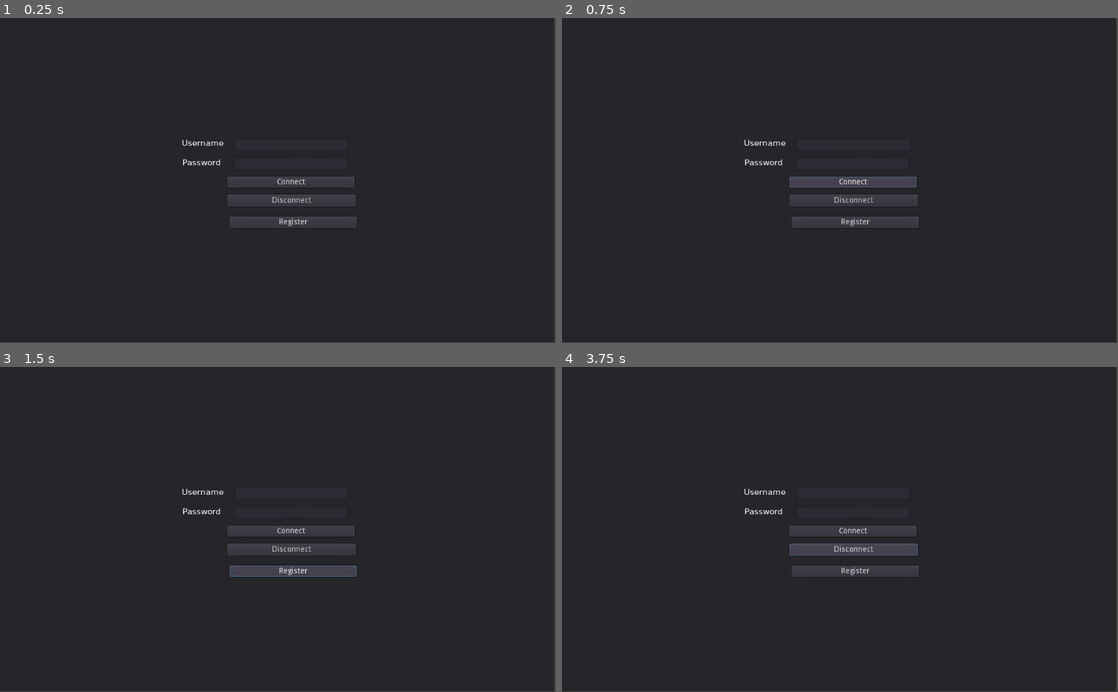
Above: before the commit, frames 1-4 (two rows, left to right).
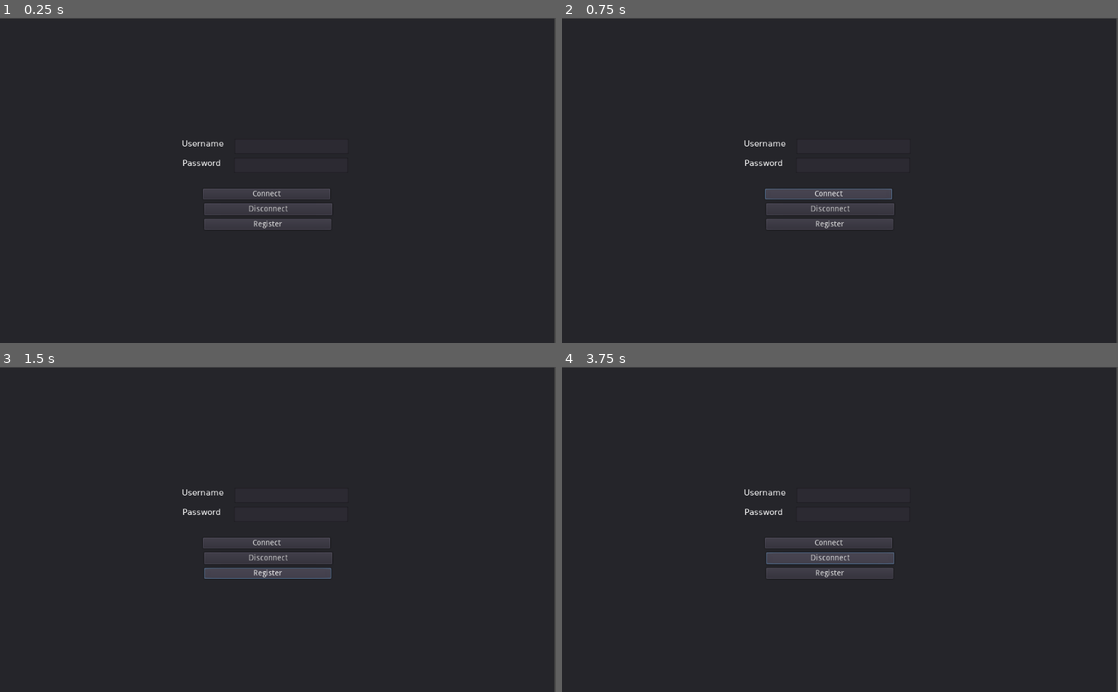
Above: after the commit, the same moments.

Repository: Jaland/godot-lobby-frontend
Game: Godot game, scene res://login-client/client.tscn
The game is run twice, just before and just after one commit, with the same random seed, the same clock (stepped at 60 frames per second) and the same inputs.
Inputs:
- Up to frame 1 (0.25 s): no input
- Up to frame 2 (0.75 s): click "Connect" at 0.5 s
- Up to frame 3 (1.5 s): click "Register" at 1.25 s
- Up to frame 4 (3.75 s): click "Register" at 2 s; click "Register" at 2.75 s; click "Disconnect" at 3.5 s

The runs differ from the first frame. In frame 1, 2.7% of the frame differs, in the area x 0-100%, y 0-100%; in frame 2, 3.0%; in frame 3, 2.9%; in frame 4, 3.2%.

Commit message:
Got some basic loading working

Diff:
--- /dev/null
+++ b/load-screen/TransitionScreen.gd
@@ -0,0 +1,21 @@
+extends CanvasLayer
+
+signal faded_to_black
+signal fade_completed
+
+func hide_scene():
+	$CoverScreen.visible=true
+	$AnimationPlayer.play("fade_to_black")
+
+func show_scene():
+	print("Playing fade complete anamation")
+	$AnimationPlayer.play("fade_completed")
+
+func _on_AnimationPlayer_animation_finished(anim_name):
+	if anim_name == "fade_to_black":
+		print("emitting signal %s" % anim_name)
+		emit_signal("faded_to_black")
+	if anim_name == "fade_completed":
+		$CoverScreen.visible=false
+		print("emitting signal %s" % anim_name)
+		emit_signal("fade_completed")
--- /dev/null
+++ b/load-screen/TransitionScreen.tscn
@@ -0,0 +1,52 @@
+[gd_scene load_steps=4 format=2]
+
+[ext_resource path="res://load-screen/TransitionScreen.gd" type="Script" id=1]
+
+[sub_resource type="Animation" id=1]
+resource_name = "fade_to_black"
+tracks/0/type = "value"
+tracks/0/path = NodePath("CoverScreen:color")
+tracks/0/interp = 1
+tracks/0/loop_wrap = true
+tracks/0/imported = false
+tracks/0/enabled = true
+tracks/0/keys = {
+"times": PoolRealArray( 0, 1 ),
+"transitions": PoolRealArray( 1, 1 ),
+"update": 0,
+"values": [ Color( 0, 0, 0, 0 ), Color( 0, 0, 0, 1 ) ]
+}
+
+[sub_resource type="Animation" id=2]
+resource_name = "fade_completed"
+tracks/0/type = "value"
+tracks/0/path = NodePath("CoverScreen:color")
+tracks/0/interp = 1
+tracks/0/loop_wrap = true
+tracks/0/imported = false
+tracks/0/enabled = true
+tracks/0/keys = {
+"times": PoolRealArray( 0, 1 ),
+"transitions": PoolRealArray( 1, 1 ),
+"update": 0,
+"values": [ Color( 0, 0, 0, 1 ), Color( 0, 0, 0, 0 ) ]
+}
+
+[node name="TransitionScreen" type="CanvasLayer"]
+script = ExtResource( 1 )
+
+[node name="CoverScreen" type="ColorRect" parent="."]
+visible = false
+anchor_right = 1.0
+anchor_bottom = 1.0
+margin_left = -1196.0
+margin_top = -626.0
+margin_right = 2014.0
+margin_bottom = 1172.0
+color = Color( 0, 0, 0, 0 )
+
+[node name="AnimationPlayer" type="AnimationPlayer" parent="."]
+anims/fade_to_black = SubResource( 1 )
+anims/fade_completed = SubResource( 2 )
+
+[connection signal="animation_finished" from="AnimationPlayer" to="." method="_on_AnimationPlayer_animation_finished"]
--- a/game-client/client_ui.gd
+++ b/lobby/client_ui.gd
@@ -23,3 +23,7 @@
 
 func _on_Disconnect_pressed():
 	_client.disconnect_from_host()
+
+
+func _on_Send_pressed():
+	pass # Replace with function body.
--- a/game-client/client.tscn
+++ b/lobby/lobby.tscn
@@ -1,13 +1,12 @@
-[gd_scene load_steps=4 format=2]
+[gd_scene load_steps=3 format=2]
 
-[ext_resource path="res://game-client/client_ui.gd" type="Script" id=1]
-[ext_resource path="res://game-client/client.gd" type="Script" id=2]
-[ext_resource path="res://resources/fonts/vera-25.tres" type="DynamicFont" id=3]
+[ext_resource path="res://lobby/client.gd" type="Script" id=1]
+[ext_resource path="res://lobby/client_ui.gd" type="Script" id=2]
 
-[node name="Client" type="Control"]
+[node name="lobby-node" type="Control"]
 anchor_right = 1.0
 anchor_bottom = 1.0
-script = ExtResource( 1 )
+script = ExtResource( 2 )
 
 [node name="ChatScreen" type="Panel" parent="."]
 anchor_right = 1.0
@@ -52,35 +51,7 @@
 text = "Disconnect"
 
 [node name="Client" type="Node" parent="."]
-script = ExtResource( 2 )
-
-[node name="Login" type="Panel" parent="."]
-margin_right = 1021.0
-margin_bottom = 599.0
-
-[node name="Connect" type="Button" parent="Login"]
-margin_left = 419.0
-margin_top = 293.0
-margin_right = 653.0
-margin_bottom = 313.0
-toggle_mode = true
-text = "Connect"
-
-[node name="Username" type="TextEdit" parent="Login"]
-margin_left = 385.0
-margin_top = 237.0
-margin_right = 690.0
-margin_bottom = 271.0
-rect_rotation = -0.0439733
-
-[node name="UsernameLabel" type="RichTextLabel" parent="Login"]
-margin_left = 386.0
-margin_top = 188.0
-margin_right = 685.0
-margin_bottom = 228.0
-custom_fonts/normal_font = ExtResource( 3 )
-text = "Username"
+script = ExtResource( 1 )
 
 [connection signal="pressed" from="ChatScreen/Chat/Message/Send" to="." method="_on_Send_pressed"]
 [connection signal="pressed" from="ChatScreen/Disconnect" to="." method="_on_Disconnect_pressed_game"]
-[connection signal="pressed" from="Login/Connect" to="." method="_on_Connect_pressed_game"]
--- a/login-client/client.gd
+++ b/login-client/client.gd
@@ -1,14 +1,17 @@
 extends Node
 
+
+onready var _error_label = get_parent().get_node("Login/ErrorMessage")
+onready var _transition_player = get_parent().get_node("TransitionScreen")
 
 # Used to store User Info while waiting to connect
 var user_info = null
 
 var _client = WebSocketClient.new()
-var _write_mode = WebSocketPeer.WRITE_MODE_BINARY
 
 # TODO: Externalize hostname
 var hostname="ws://localhost:8080/login"
+var path_to_lobby_scene=""
 
 func _init():
 	_client.connect("connection_established", self, "_client_connected")
@@ -16,18 +19,15 @@
 	_client.connect("connection_closed", self, "_client_disconnected")
 	_client.connect("server_close_request", self, "_client_close_request")
 	_client.connect("data_received", self, "_client_received")
-
-	_client.connect("peer_packet", self, "_client_received")
-	_client.connect("peer_connected", self, "_peer_connected")
-	_client.connect("connection_succeeded", self, "_client_connected", [])
 	_client.connect("connection_failed", self, "_client_disconnected")
-
-	# I think this is how this works
-	# _client.connect("custom_signal", self, "_custom_method_")
 
 
 func _client_close_request(code, reason):
 	print("Close code: %d, reason: %s" % [code, reason])
+	# Returned from server for login failure
+	if code == 1011:
+		print("Login Failure")
+		show_error("Login failed")
 
 func _exit_tree():
 	_client.disconnect_from_host(1001, "Bye bye!")
@@ -36,7 +36,6 @@
 func _process(_delta):
 	if _client.get_connection_status() == WebSocketClient.CONNECTION_DISCONNECTED:
 		return
-
 	_client.poll()
 
 
@@ -47,10 +46,13 @@
 
 # Connect to server and set user info
 func login(username, password, protocols, register):
+	# if(OS.is_userfs_persistent()):
+		# show_error("Cookies must be enabled to use login")
 	var fullHostname = hostname + "/" + username
 	var err = _client.connect_to_url(fullHostname, protocols, false)
 	if(err != OK):
 		printerr("Got error while trying to connect to host: %s" % err)
+		show_error("Got error while trying to connect to host")
 		return
 	user_info = JSON.print({"username": username, "password": password,"register": register})
 	return err
@@ -70,9 +72,45 @@
 # Once we have retrieved the users JWT store it and log out
 func _client_received(_p_id = 1):
 	var packet = _client.get_peer(1).get_packet()
-	var is_string = _client.get_peer(1).was_string_packet()
-	print("Received data. BINARY: %s: %s" % [not is_string, Utils.decode_data(packet, is_string)])
+	var response = Marshalls.base64_to_utf8(Utils.decode_data(packet, true))
+	save_token(response)
+	disconnect_from_host()
+	_transition_player.hide_scene()
 
+func _load_lobby():
+#	ClientNode
+	print("Loading Scene")
+	var root = get_parent()
+	root.remove_child(root.get_node("Login"))
+	root.get_child(0).queue_free()
+	var LobbyScene = preload("res://lobby/lobby.tscn")
+	root.add_child(LobbyScene.instance())
+
+#	get_tree().change_scene("lobby-client/lobby.tscn")
+	_transition_player.show_scene()
 
 func disconnect_from_host():
 	_client.disconnect_from_host(1000, "Bye bye!")
+
+
+func show_error(error_text: String):
+	_error_label.text=error_text
+	_error_label.show()
+
+func save_token(token: String):
+	print("Saving token")
+	var token_file = File.new()
+	token_file.open("user://token.jwt", File.WRITE)
+	token_file.store_line(token)
+	token_file.close()
+
+
+# Currently used just for testing
+func load_token():
+	var token_file = File.new()
+	if not token_file.file_exists("user://token.jwt"):
+		printerr("Could not find JWT token, note: This application requires 3rd party cookies to be enabled")
+		# TODO Return to login screen
+		return # Error! We don't have a save to load.
+	token_file.open("user://token.jwt", File.READ)
+	return token_file.get_line()
--- a/login-client/client.tscn
+++ b/login-client/client.tscn
@@ -1,40 +1,44 @@
-[gd_scene load_steps=2 format=2]
+[gd_scene load_steps=5 format=2]
 
 [ext_resource path="res://login-client/client_ui.gd" type="Script" id=1]
 [ext_resource path="res://login-client/client.gd" type="Script" id=2]
 [ext_resource path="res://resources/fonts/vera-25.tres" type="DynamicFont" id=3]
+[ext_resource path="res://load-screen/TransitionScreen.tscn" type="PackedScene" id=4]
 
-[node name="Client" type="Control"]
+[node name="LoginNode" type="Control"]
 anchor_right = 1.0
 anchor_bottom = 1.0
+grow_horizontal = 2
+grow_vertical = 2
+size_flags_horizontal = 7
+size_flags_vertical = 7
 script = ExtResource( 1 )
 
 [node name="Client" type="Node" parent="."]
 script = ExtResource( 2 )
 
 [node name="Login" type="Panel" parent="."]
+margin_top = 1.0
 margin_right = 1021.0
-margin_bottom = 599.0
+margin_bottom = 600.0
+size_flags_horizontal = 3
+size_flags_vertical = 3
 
 [node name="Username" type="Container" parent="Login"]
-margin_right = 40.0
-margin_bottom = 40.0
 
-[node name="Username" type="TextEdit" parent="Login/Username"]
+[node name="Username" type="LineEdit" parent="Login/Username"]
 margin_left = 432.0
 margin_top = 222.0
 margin_right = 642.0
 margin_bottom = 246.0
-rect_rotation = -0.0439733
-rect_pivot_offset = Vector2( 125.966, 44.0967 )
 focus_next = NodePath("../../Password/Password Label")
+custom_fonts/font = ExtResource( 3 )
 
 [node name="UsernameLabel" type="RichTextLabel" parent="Login/Username"]
 margin_left = 335.0
 margin_top = 222.0
 margin_right = 427.0
 margin_bottom = 246.0
-rect_pivot_offset = Vector2( 26, 12 )
 custom_fonts/normal_font = ExtResource( 3 )
 text = "Username"
 
@@ -42,50 +46,61 @@
 margin_right = 40.0
 margin_bottom = 40.0
 
-[node name="Password" type="TextEdit" parent="Login/Password"]
+[node name="Password" type="LineEdit" parent="Login/Password"]
 margin_left = 430.804
 margin_top = 256.564
 margin_right = 640.804
 margin_bottom = 280.564
-rect_rotation = -0.256177
-rect_pivot_offset = Vector2( 125.966, 44.0967 )
 focus_next = NodePath("../../Connect")
 focus_previous = NodePath("../../Username/Username")
-hiding_enabled = true
+custom_fonts/font = ExtResource( 3 )
+secret = true
 
 [node name="Password Label" type="RichTextLabel" parent="Login/Password"]
 margin_left = 336.0
 margin_top = 258.0
 margin_right = 428.0
 margin_bottom = 282.0
-rect_pivot_offset = Vector2( 26, 12 )
 custom_fonts/normal_font = ExtResource( 3 )
 text = "Password"
 
 [node name="Connect" type="Button" parent="Login"]
-margin_left = 419.0
-margin_top = 293.0
-margin_right = 653.0
-margin_bottom = 313.0
+margin_left = 374.0
+margin_top = 314.0
+margin_right = 608.0
+margin_bottom = 334.0
 focus_next = NodePath("../Register")
 focus_previous = NodePath("../Password/Password")
 text = "Connect"
 
 [node name="Register" type="Button" parent="Login"]
-margin_left = 423.0
-margin_top = 367.0
-margin_right = 657.0
-margin_bottom = 387.0
+margin_left = 376.0
+margin_top = 370.0
+margin_right = 610.0
+margin_bottom = 390.0
 text = "Register"
 
 [node name="Disconnect" type="Button" parent="Login"]
-margin_left = 419.0
-margin_top = 326.0
-margin_right = 653.0
-margin_bottom = 346.0
+margin_left = 376.0
+margin_top = 341.0
+margin_right = 610.0
+margin_bottom = 361.0
 rect_scale = Vector2( 1.00943, 1.1 )
 text = "Disconnect"
+
+[node name="ErrorMessage" type="RichTextLabel" parent="Login"]
+visible = false
+margin_left = 376.0
+margin_top = 285.0
+margin_right = 626.0
+margin_bottom = 310.0
+custom_colors/default_color = Color( 1, 0, 0, 1 )
+custom_fonts/normal_font = ExtResource( 3 )
+text = "Error"
+
+[node name="TransitionScreen" parent="." instance=ExtResource( 4 )]
 
 [connection signal="pressed" from="Login/Connect" to="." method="_on_Connect_pressed"]
 [connection signal="pressed" from="Login/Register" to="." method="_on_Register_pressed"]
 [connection signal="pressed" from="Login/Disconnect" to="." method="_on_Disconnect_pressed"]
+[connection signal="faded_to_black" from="TransitionScreen" to="Client" method="_load_lobby"]
Renamed: game-client/client.gd -> lobby/client.gd
Not shown, added: target/index.apple-touch-icon.png.import
Not shown, added: target/index.icon.png.import
Not shown, added: target/index.png.import
Not shown, changed: target/index.html
Not shown, changed: target/index.pck
